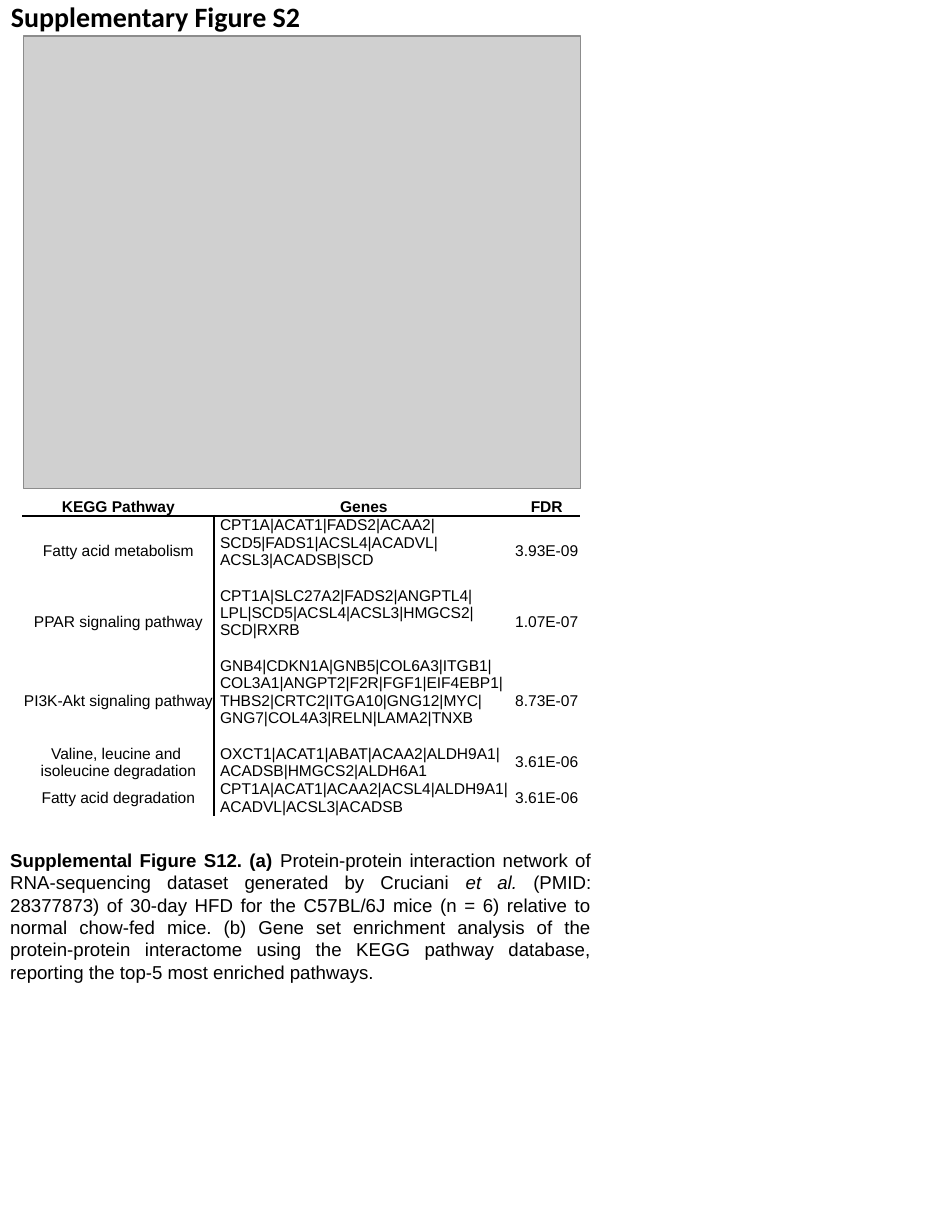
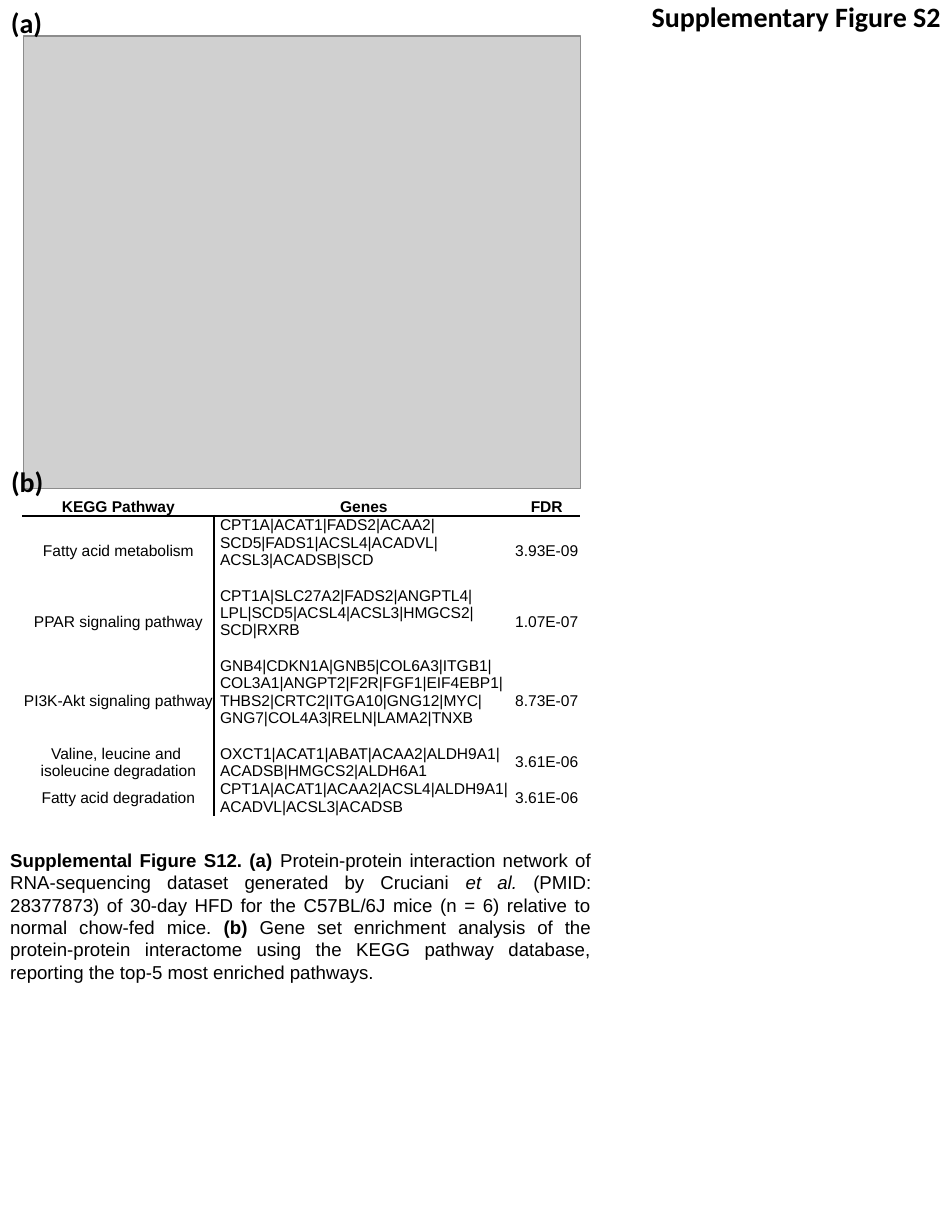
Before and after one commit to mepepin/Test, a slide deck: slide 2 of Supplemental Figures.pptx. Drawn at 952x1232 pixels with LibreOffice and Linux fonts; fonts in the diff are those of the drawing; grey boxes stand for pictures. Boxes give left, top, right and bottom in pixels: in the first picture for what was removed or moved away, otherwise in the second. Text is boxed around its words. In the diff, an @@ line names an element or a change of style, - is before the commit and + after.

Commit message:
updated Supplemental Files

```diff
--- a/Supplemental Figures.pptx
+++ b/Supplemental Figures.pptx
@@ text added at (11,12,42,40), 18 pt, text #000000, bold @@
+(a)
@@ text "Supplementary Figure S2": place and size @@
-text "Supplementary Figure S2" at (11,7,300,32)
+text "Supplementary Figure S2" at (652,7,940,32)
@@ text "Supplementary Figure S2" at (652,7,940,32): alignment left to right @@
@@ text added at (11,469,43,499), 18 pt, text #000000, bold @@
+(b)
@@ text "Supplemental Figure S12. (a) Protein-protein ..." at (10,853,591,983): bold on in "(b)" @@
```
